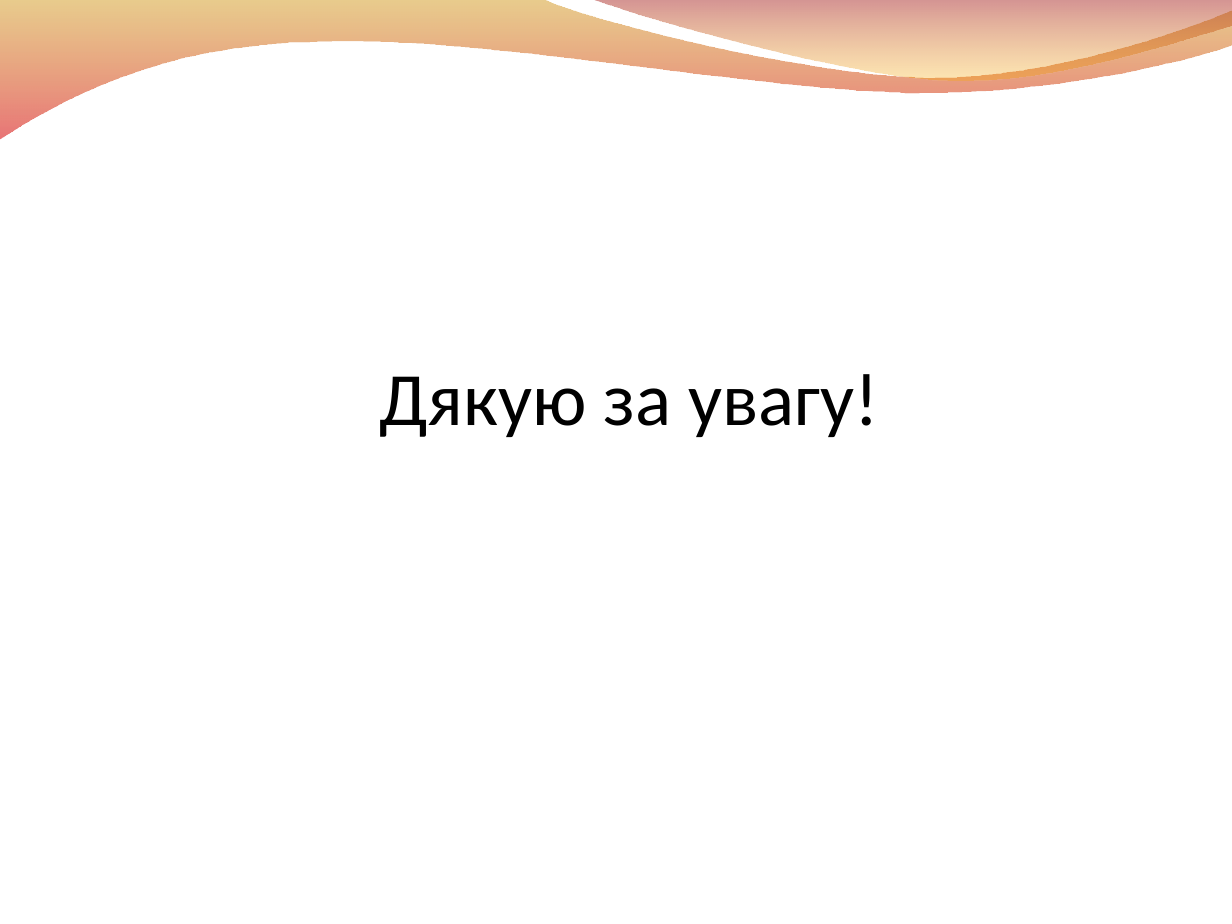
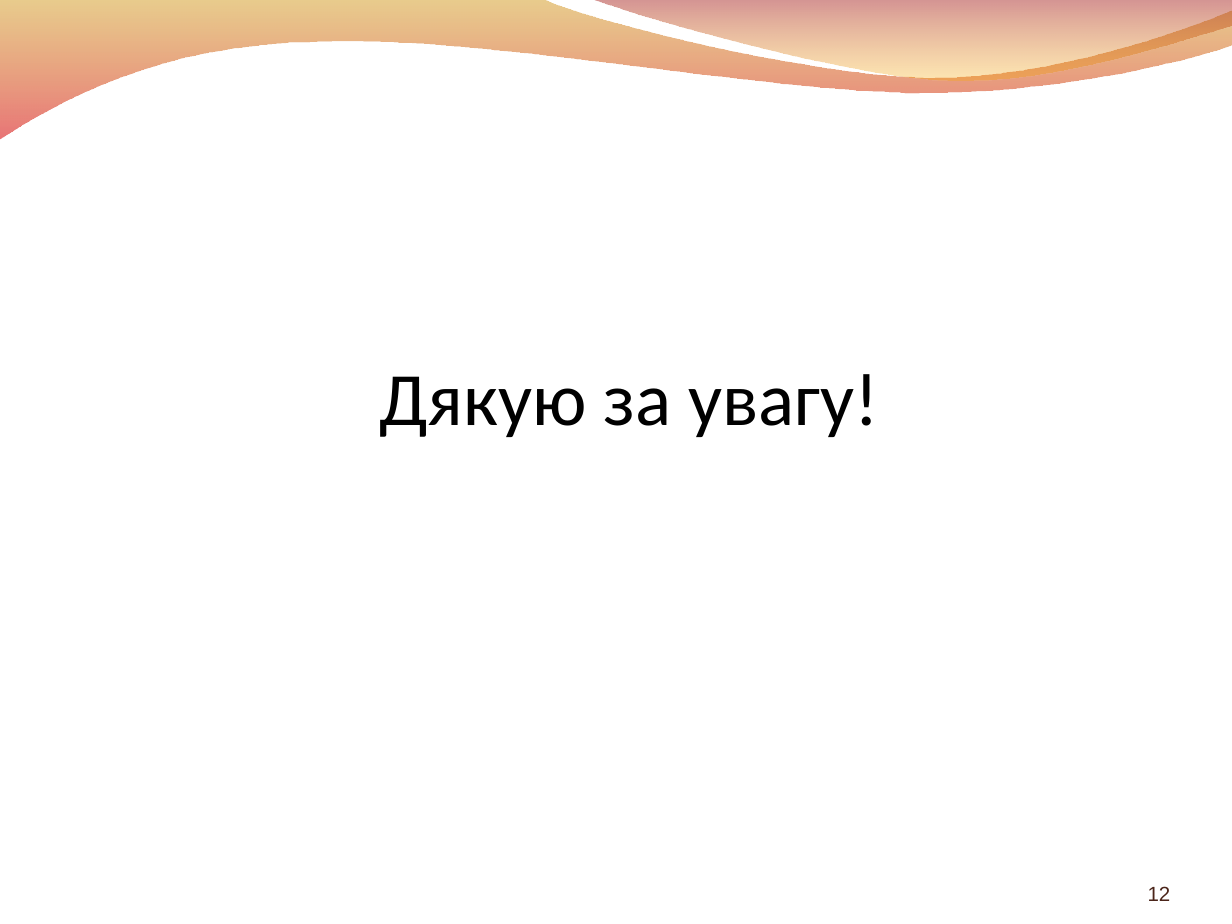
Before and after one commit to blevantovych/diplom-text-2, a slide deck: slide 12 of Презентація.ppt. Drawn at 1232x924 pixels with LibreOffice and Linux fonts; fonts in the diff are those of the drawing; background and template pictures are left out. Boxes give left, top, right and bottom in pixels: in the first picture for what was removed or moved away, otherwise in the second. Text is boxed around its words. In the diff, an @@ line names an element or a change of style, - is before the commit and + after.

```diff
--- a/Презентація.ppt
+++ b/Презентація.ppt
@@ page number added at [1148, 886, 1171, 901], 12 pt, text #4B251A @@
+12
```
Also in this commit, not shown: 7 other slides changed, 3 slides added, 3 slides removed, 3 other files.
